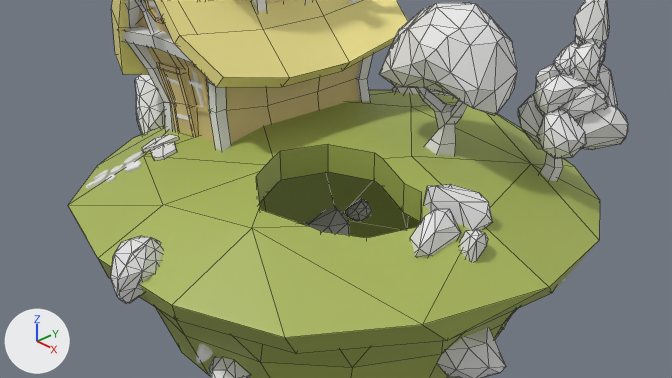
Before and after pictures for a commit that changed the Blender file 30-grass-plants.blend.
Camera for both pictures: the file's camera 'Camera'. Every picture has the same lights, and +X, +Y and +Z are marked at lower left. Mesh edges are drawn as thin lines on the coarser meshes.

Before the edit, the objects in view are built like this:
```python
me_cube_022 = bpy.data.meshes.new('Cube.022')
me_cube_022.from_pydata([(-0.047, -1.524, 1.351), (-0.527, -1.528, 1.333), (-0.531, -1.382, 0.142), (-0.052, -1.395, 0.186), (-0.048, -1.438, 0.768), (-0.474, -1.424, 0.716)], [], [(3, 4, 5, 2), (4, 0, 1, 5)])
me_cube_022.materials.append(mat_material_002)  # yellow #dec887
me_icosphere_013 = bpy.data.meshes.new('Icosphere.013')
me_icosphere_013.from_pydata(...)  # 25 vertices, 46 faces; spans x -0.39..1.26, y -0.99..1.26, z -1.07..1.43
me_icosphere_033 = bpy.data.meshes.new('Icosphere.033')
me_icosphere_033.from_pydata(...)  # 25 vertices, 46 faces; spans x -0.39..1.5, y -1.22..0.57, z -0.89..1.44
ob_house_006 = bpy.data.objects.new('House.006', me_cube_022)
ob_house_006.location = (-1.209, 0.0, 0.389)
ob_house_006.rotation_euler = (0.0, -0.0966, -0.0756)  # degrees (0, -5.5, -4.3)
ob_house_006.scale = (0.775, 0.775, 0.694)
ob_icosphere_011 = bpy.data.objects.new('Icosphere.011', me_icosphere_013)
ob_icosphere_011.location = (2.099, 1.714, 1.626)
ob_icosphere_011.rotation_euler = (-7.252, -0.534, 6.358)  # degrees (304, -31, 4)
ob_icosphere_011.scale = (0.206, 0.206, 0.206)
ob_icosphere_022 = bpy.data.objects.new('Icosphere.022', me_icosphere_033)
ob_icosphere_022.location = (2.31, -0.263, -1.109)
ob_icosphere_022.rotation_euler = (-1.982, -0.445, 4.806)  # degrees (-114, -25, 275)
ob_icosphere_022.scale = (0.338, 0.338, 0.338)
# also in view: 'Cube.009' at (-2.06, -1.16, 1.0); 'Icosphere.017' at (2.43, -0.42, 0.34); 'House.003' at (-1.06, -1.17, 1.23); 'Cube.008' at (-0.65, -1.23, 1.14); 'Roof' at (-1.38, -0.07, 1.92)
```
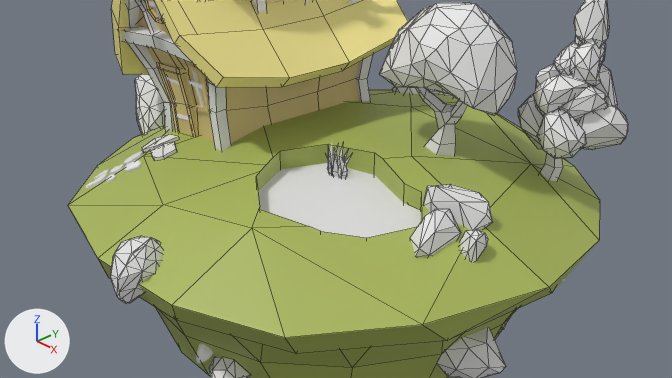
Commit message: add grass

Boxes (x1, y1, x2, y2) around the edits, measured in the pictures (672 x 378 px):
'Plane.021', added: after (258, 163, 421, 238)
'Plane.010', added: after (339, 144, 348, 178)
'Plane.009', added: after (332, 150, 338, 176)
'Plane.015', added: after (327, 147, 332, 171)
'Plane.014', added: after (341, 154, 352, 178)
'Plane.019', added: after (325, 154, 332, 175)
'Plane.017', added: after (332, 144, 338, 174)
'Plane.011', added: after (341, 150, 348, 173)
'Plane.020', added: after (338, 157, 345, 175)

The change, as a list of edits to the scene's bpy script:
```text
Add me_plane_012:
    me_plane_012.from_pydata([(-0.146, -0.789, 0.0), (0.335, -0.59, 0.0), (0.777, 0.061, 0.0), (0.597, -0.358, 0.0), (0.506, 0.352, 0.0), (0.345, 0.323, 0.0), (-0.699, -0.111, 0.0), (-0.533, 0.292, 0.0), (-0.129, 0.459, 0.0), (-0.531, -0.512, 0.0)], [], [(9, 0, 1, 3, 2, 4, 5, 8, 7, 6)])
Add me_plane_011:
    me_plane_011.from_pydata([(-0.24, -0.01, 0.0), (0.18, -0.01, 0.0), (-0.03, 1.99, 0.0), (-0.77, 1.35, 0.0), (-0.29, 0.6, 0.02), (0.71, 0.69, 0.0), (-0.23, 1.3, 0.01)], [], [(3, 6, 2), (0, 1, 5, 4), (4, 5, 6, 3)])
Add me_plane_010:
    me_plane_010.from_pydata([(-0.22, -0.02, -0.01), (0.2, -0.02, -0.01), (-0.55, 1.77, 0.13), (-0.53, 1.19, 0.06), (-1.02, 0.68, 0.0), (-0.07, 0.59, 0.08), (0.01, 1.14, 0.07)], [], [(3, 6, 2), (0, 1, 5, 4), (4, 5, 6, 3)])
Add ob_plane_021:
    ob_plane_021 = bpy.data.objects.new('Plane.021', me_plane_012)
    ob_plane_021.location = (0.923, -0.707, 0.392)
    ob_plane_021.rotation_euler = (0.0132, 0.0924, -0.052)  # degrees (0.8, 5.3, -3)
    ob_plane_021.scale = (1.44, 1.44, 1.44)
Add ob_plane_020:
    ob_plane_020 = bpy.data.objects.new('Plane.020', me_plane_011)
    ob_plane_020.location = (0.484, -0.444, 0.245)
    ob_plane_020.rotation_euler = (1.562, 0.234, 0.571)  # degrees (89, 13, 33)
    ob_plane_020.scale = (0.0567, 0.22, 0.201)
Add ob_plane_019:
    ob_plane_019 = bpy.data.objects.new('Plane.019', me_plane_010)
    ob_plane_019.location = (0.488, -0.458, 0.323)
    ob_plane_019.rotation_euler = (1.628, -0.184, 0.292)  # degrees (93, -11, 17)
    ob_plane_019.scale = (0.0587, 0.227, 0.209)
Add ob_plane_017:
    ob_plane_017 = bpy.data.objects.new('Plane.017', me_plane_011)
    ob_plane_017.location = (0.452, -0.466, 0.376)
    ob_plane_017.rotation_euler = (1.435, 0.137, 0.696)  # degrees (82, 7.8, 40)
    ob_plane_017.scale = (0.0567, 0.22, 0.201)
Add ob_plane_016:
    ob_plane_016 = bpy.data.objects.new('Plane.016', me_plane_011)
    ob_plane_016.location = (0.471, -0.463, 0.324)
    ob_plane_016.rotation_euler = (1.535, -0.109, -0.12)  # degrees (88, -6.2, -6.9)
    ob_plane_016.scale = (0.0707, 0.274, 0.251)
Add ob_plane_015:
    ob_plane_015 = bpy.data.objects.new('Plane.015', me_plane_010)
    ob_plane_015.location = (0.411, -0.421, 0.355)
    ob_plane_015.rotation_euler = (1.544, -0.189, 1.786)  # degrees (88, -11, 102)
    ob_plane_015.scale = (0.0707, 0.274, 0.251)
Add ob_plane_014:
    ob_plane_014 = bpy.data.objects.new('Plane.014', me_plane_011)
    ob_plane_014.location = (0.544, -0.451, 0.33)
    ob_plane_014.rotation_euler = (1.567, 0.348, 0.64)  # degrees (90, 20, 37)
    ob_plane_014.scale = (0.0567, 0.22, 0.201)
Add ob_plane_011:
    ob_plane_011 = bpy.data.objects.new('Plane.011', me_plane_011)
    ob_plane_011.location = (0.527, -0.44, 0.327)
    ob_plane_011.rotation_euler = (1.489, 0.285, 1.089)  # degrees (85, 16, 62)
    ob_plane_011.scale = (0.0567, 0.22, 0.201)
Add ob_plane_010:
    ob_plane_010 = bpy.data.objects.new('Plane.010', me_plane_011)
    ob_plane_010.location = (0.586, -0.429, 0.332)
    ob_plane_010.rotation_euler = (1.571, 0.0, 0.925)  # degrees (90, 0, 53)
    ob_plane_010.scale = (0.0707, 0.274, 0.251)
Add ob_plane_009:
    ob_plane_009 = bpy.data.objects.new('Plane.009', me_plane_010)
    ob_plane_009.location = (0.516, -0.427, 0.327)
    ob_plane_009.rotation_euler = (1.584, -0.0817, 1.174)  # degrees (91, -4.7, 67)
    ob_plane_009.scale = (0.0707, 0.274, 0.251)
```
